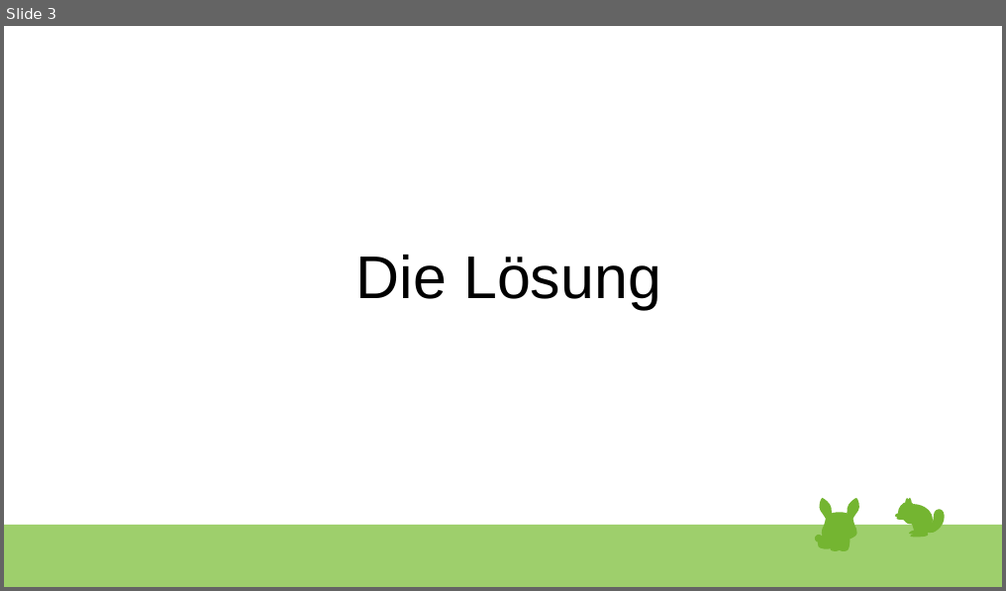
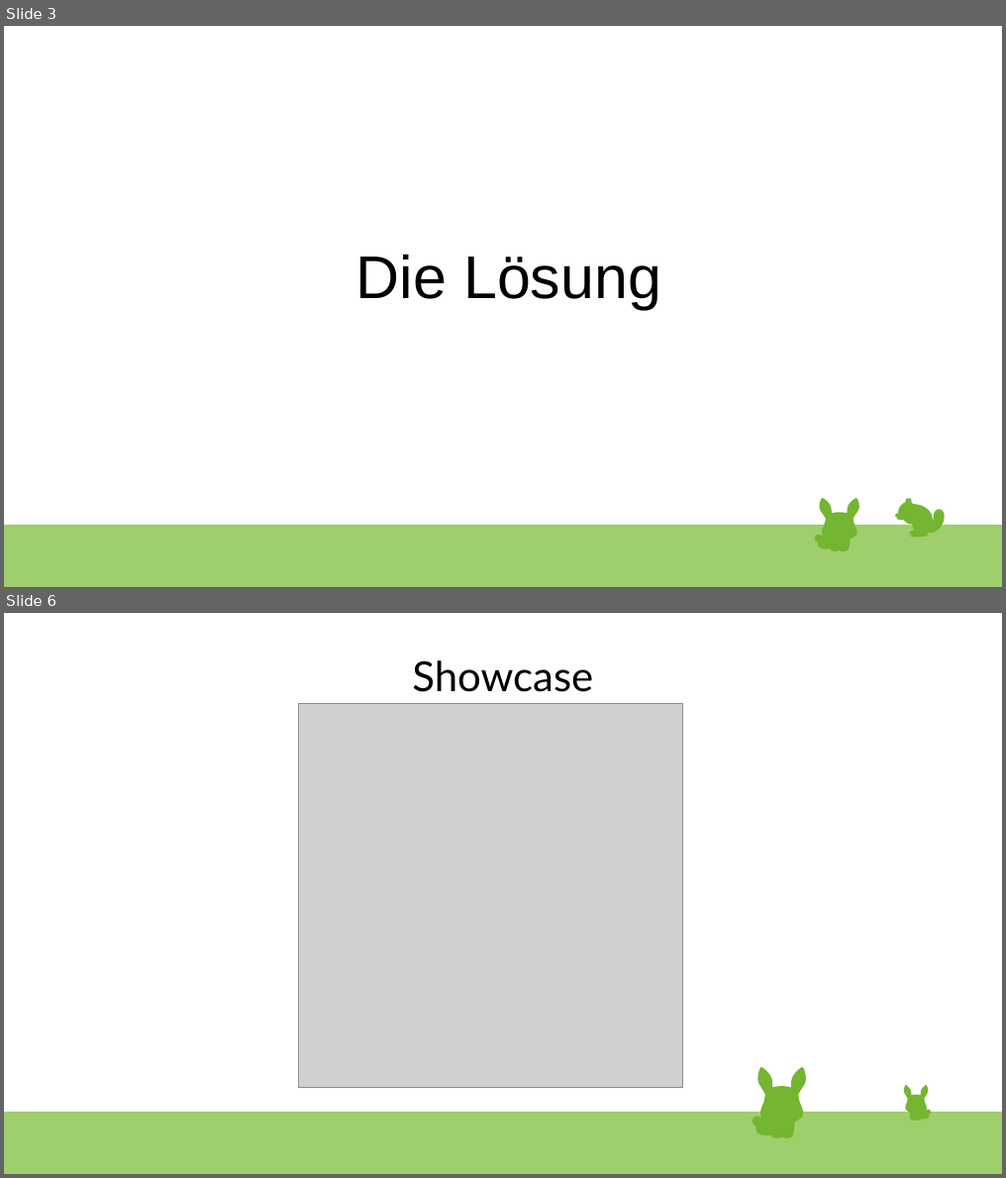
Before and after one commit to ruezomon/hans, a slide deck: presentation.odp. Shown one above the other, each under a label of ours: slide 3 before the commit, slides 3 and 6 after it; the slides between them are not shown. The pictures are 1006x591 and 1006x1178 pixels, drawn with LibreOffice and Linux fonts; fonts in the diff are those of the drawing; grey boxes stand for pictures. Boxes give left, top, right and bottom in pixels: in the first picture for what was removed or moved away, otherwise in the second. Text is boxed around its words. In the diff, an @@ line names an element or a change of style, - is before the commit and + after.

Commit message:
update: work on presentation + make image hansinaction

```diff
--- a/presentation.odp
+++ b/presentation.odp
@@ slide 6 added at (4, 613, 1002, 1174), background #FFFFFF; not listed: 1 template element that a slide beside it also shows @@
@@ title added at (412, 661, 593, 692), 33 pt, text #000000 @@
+Showcase
@@ picture added at (298, 703, 683, 1088) @@
@@ group added at (752, 1067, 806, 1139): 23 freeform shapes @@
@@ group added at (904, 1085, 931, 1121): 23 freeform shapes @@
```
Also in this commit, not shown: 3 slides changed, 1 other slide added, 2 other files.
